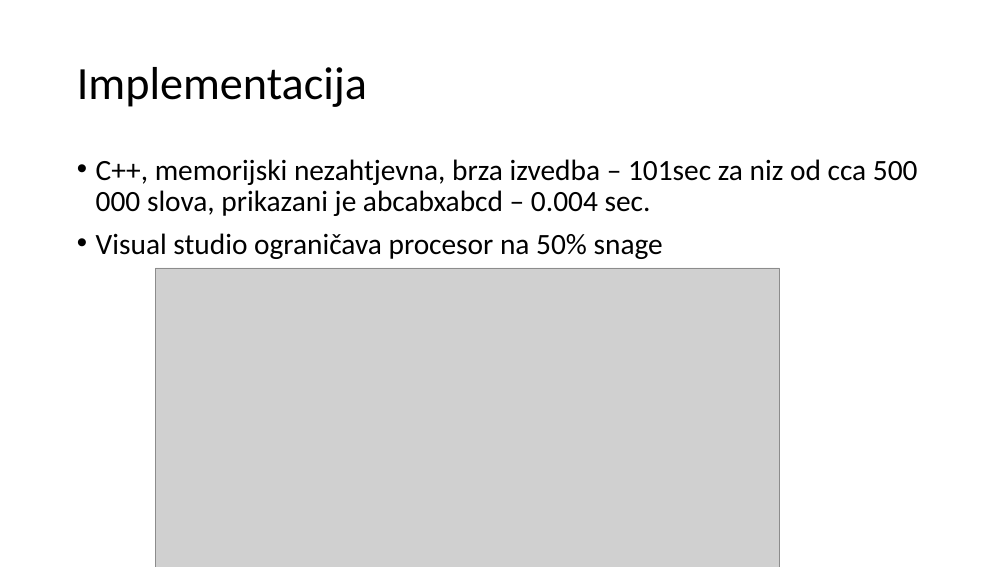
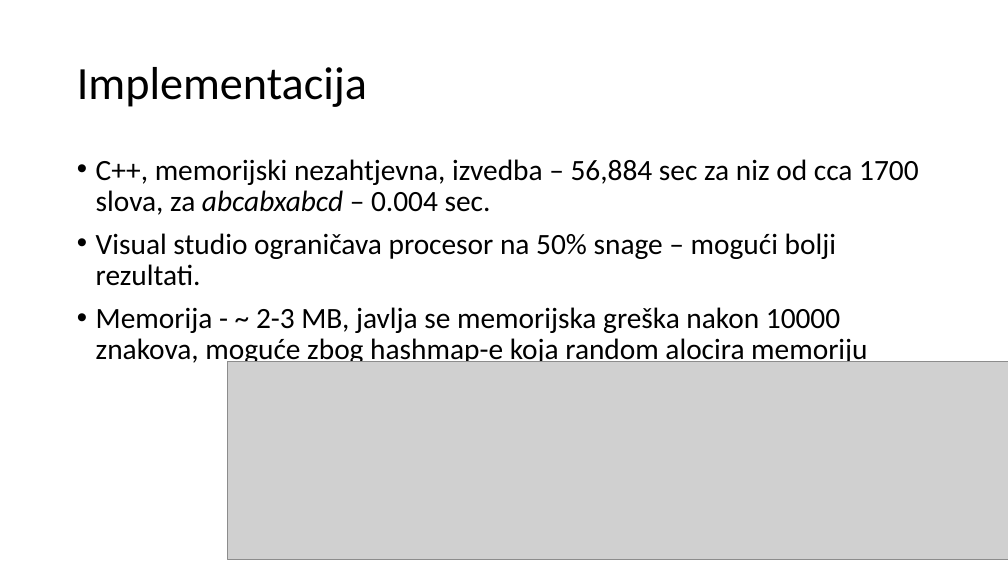
Before and after one commit to saiyadjin/Bioinformatika, a slide deck: slide 17 of IMPLEMENTACIJA UKKONENOVOG ALGORITMA.pptx. Drawn at 1008x567 pixels with LibreOffice and Linux fonts; fonts in the diff are those of the drawing; grey boxes stand for pictures. Boxes give left, top, right and bottom in pixels: in the first picture for what was removed or moved away, otherwise in the second. Text is boxed around its words. In the diff, an @@ line names an element or a change of style, - is before the commit and + after.

```diff
--- a/IMPLEMENTACIJA UKKONENOVOG ALGORITMA.pptx
+++ b/IMPLEMENTACIJA UKKONENOVOG ALGORITMA.pptx
@@ text at (x1=96, y1=159, x2=919, y2=367): text changed @@
-• C++, memorijski nezahtjevna, brza izvedba – 101sec za niz od cca 500 000 slova, prikazani je abcabxabcd – 0.004 sec.
-• Visual studio ograničava procesor na 50% snage
+• C++, memorijski nezahtjevna, izvedba – 56,884 sec za niz od cca 1700 slova, za abcabxabcd – 0.004 sec.
+• Visual studio ograničava procesor na 50% snage – mogući bolji rezultati.
+• Memorija - ~ 2-3 MB, javlja se memorijska greška nakon 10000 znakova, moguće zbog hashmap-e koja random alocira memoriju
@@ picture removed at (x1=156, y1=268, x2=780, y2=567) @@
@@ picture added at (x1=228, y1=361, x2=1008, y2=559) @@
```
Also in this commit, not shown: 2 other slides changed, 2 other files.
